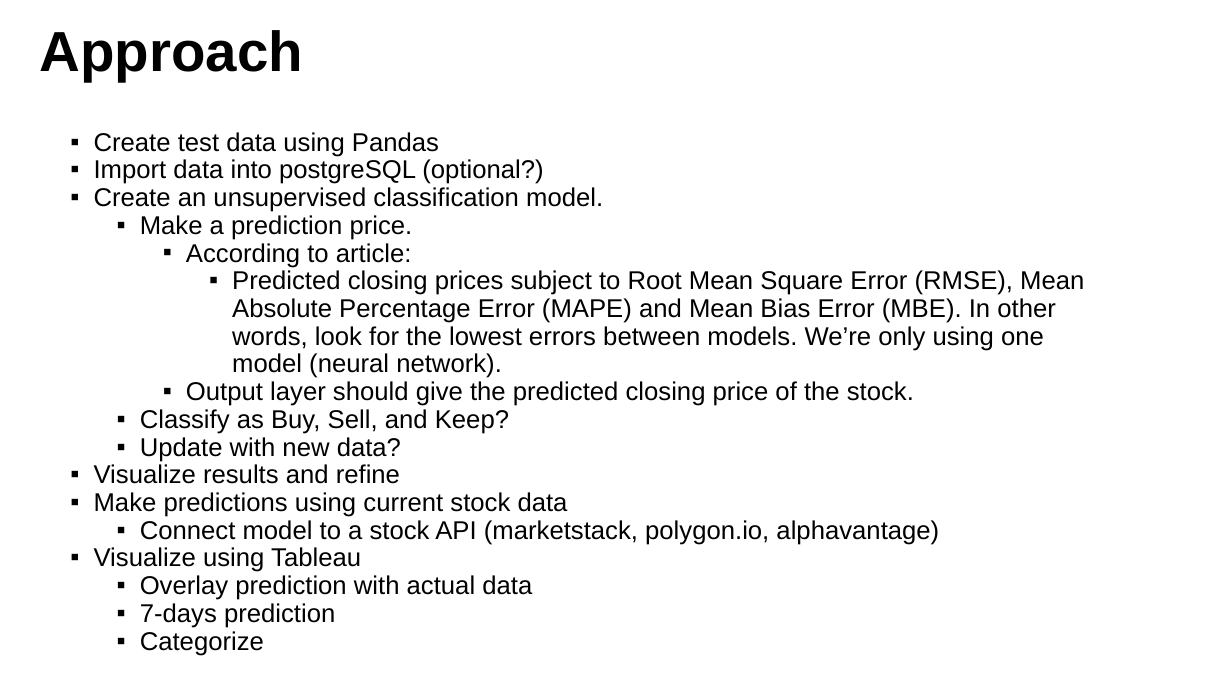
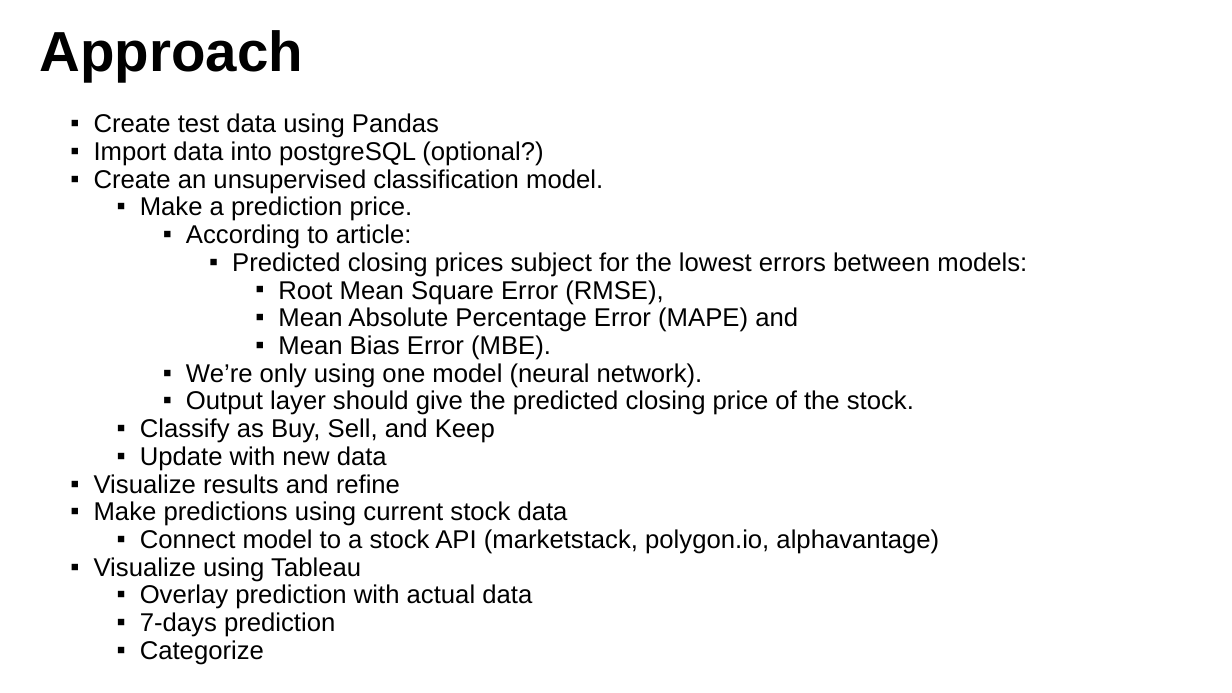
Before and after one commit to dany-roman/project_4_stock_analysis, a slide deck: slide 4 of Project 4_Group_5_Stock_Analysis.pptx. Drawn at 1232x693 pixels with LibreOffice and Linux fonts; fonts in the diff are those of the drawing. Boxes give left, top, right and bottom in pixels: in the first picture for what was removed or moved away, otherwise in the second. Text is boxed around its words. In the diff, an @@ line names an element or a change of style, - is before the commit and + after.

Commit message:
Updated PPT contents

```diff
--- a/Project 4_Group_5_Stock_Analysis.pptx
+++ b/Project 4_Group_5_Stock_Analysis.pptx
@@ text "Create test data using Pandas": place and size @@
-text "Create test data using Pandas" at <box>94,132,1084,656</box>
+text "Create test data using Pandas" at <box>94,113,1027,665</box>
@@ text at <box>186,252,1027,388</box>: text changed @@
-      ▪ Predicted closing prices subject to Root Mean Square Error (RMSE), Mean Absolute Percentage Error (MAPE) and Mean Bias Error (MBE). In other words, look for the lowest errors between models. We’re only using one model (neural network).
+      ▪ Predicted closing prices subject for the lowest errors between models:
+        ▪ Root Mean Square Error (RMSE),
+        ▪ Mean Absolute Percentage Error (MAPE) and
+        ▪ Mean Bias Error (MBE).
+    ▪ We’re only using one model (neural network).
@@ text at <box>140,418,495,471</box>: text changed @@
-  ▪ Classify as Buy, Sell, and Keep?
-  ▪ Update with new data?
+  ▪ Classify as Buy, Sell, and Keep
+  ▪ Update with new data
```
